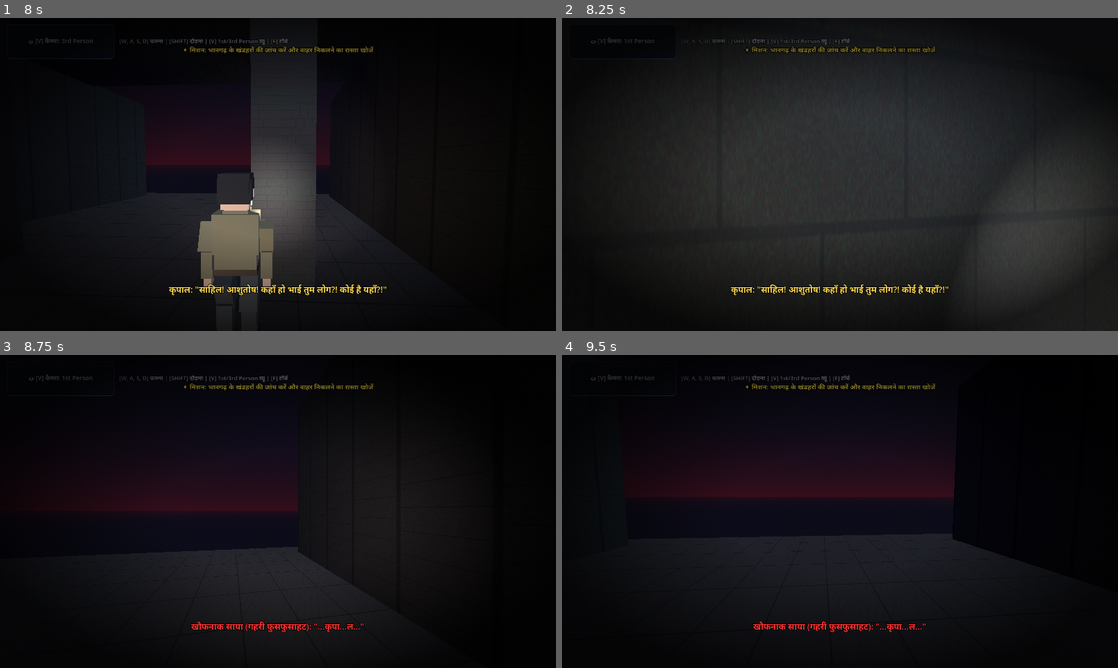
Above: before the commit, frames 1-4 (two rows, left to right).
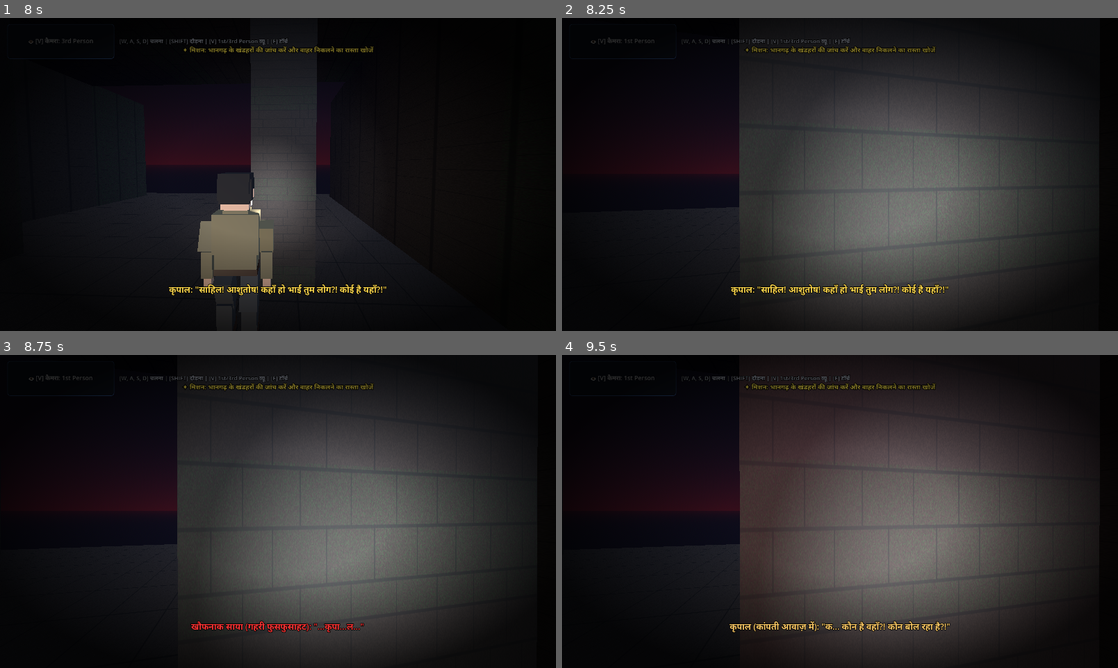
Above: after the commit, the same moments.

Repository: Sahil13092008/HorrorMission
Game: Godot game, scene res://scenes/bhangarh_ruins.tscn
The game is run twice, just before and just after one commit, with the same random seed, the same clock (stepped at 60 frames per second) and the same inputs. This scene is started directly instead of the project's main scene. Sound files missing from this copy of the repository are replaced by a short silence.
Inputs (mouse positions are in pixels of both pictures, inside the frame that each line leads up to):
- Up to frame 1 (8 s): tap Enter at 0.5, 2, 3.6, 4.25, 7.35 s; move the mouse to (305, 174) at 0.52 s; hold W 0.53-5.78 s; tap V at 0.6, 4.35 s; click (305, 174) at 0.67 s; tap Space at 0.77, 1.25, 1.52, 3.02, 3.5, 3.77, 4.52, 6.02, 6.77, 7.52 s; move the mouse to (250, 174) at 1.27 s; tap F at 1.35, 5.1 s; move the mouse to (289, 168) at 2.02 s; hold Shift 2.03-2.78 s; move the mouse to (272, 180) at 2.77 s; tap E at 2.85, 6.6 s; click (272, 180) at 2.92 s; move the mouse to (316, 177) at 3.52 s; move the mouse to (233, 171) at 4.27 s; move the mouse to (283, 174) at 5.02 s; click (283, 174) at 5.17 s; move the mouse to (255, 168) at 5.77 s; hold D 5.78-6.53 s; tap Shift at 5.85 s; move the mouse to (305, 174) at 6.52 s; hold W from 6.53 s (still down); move the mouse to (250, 174) at 7.27 s; click (250, 174) at 7.42 s
- Up to frame 2 (8.25 s): keep holding W; move the mouse to (851, 168) at 8.02 s; tap V at 8.1 s
- Up to frame 3 (8.75 s): keep holding W
- Up to frame 4 (9.5 s): move the mouse to (834, 517) at 8.77 s; release W at 8.78 s; hold A from 8.78 s (still down); tap F at 8.85 s; tap Space at 9.02 s

Frame 1 is identical in both runs. In frame 2, 27% of the frame differs, in the area x 11-100%, y 16-100%; in frame 3, 40%; in frame 4, 47%, in the area x 14-97%, y 5-100%.

Commit message:
Make Kripal automatically turn 180 degrees upon whisper and upgrade Ghost to terrifying 3D horned demon with unhinged jaw, fangs, claws, and horrifying jumpscare

Diff:
--- a/scenes/bhangarh_ruins.tscn
+++ b/scenes/bhangarh_ruins.tscn
@@ -191,6 +191,46 @@
 expand_margin_right = 8.0
 expand_margin_bottom = 4.0
 
+[sub_resource type="StandardMaterial3D" id="Mat_Demon_Shroud"]
+albedo_color = Color(0.04, 0.03, 0.05, 0.98)
+roughness = 0.95
+
+[sub_resource type="StandardMaterial3D" id="Mat_Demon_Decay"]
+albedo_color = Color(0.12, 0.10, 0.11, 1)
+roughness = 0.9
+
+[sub_resource type="StandardMaterial3D" id="Mat_Demon_PaleSkin"]
+albedo_color = Color(0.65, 0.62, 0.58, 1)
+roughness = 0.7
+
+[sub_resource type="StandardMaterial3D" id="Mat_Demon_Skull"]
+albedo_color = Color(0.72, 0.68, 0.62, 1)
+roughness = 0.6
+
+[sub_resource type="StandardMaterial3D" id="Mat_Demon_Fangs"]
+albedo_color = Color(0.85, 0.80, 0.68, 1)
+roughness = 0.35
+
+[sub_resource type="StandardMaterial3D" id="Mat_Demon_Crimson"]
+albedo_color = Color(1, 0.05, 0.05, 1)
+emission_enabled = true
+emission = Color(1, 0.08, 0.08, 1)
+emission_energy_multiplier = 8.0
+
+[sub_resource type="StandardMaterial3D" id="Mat_Demon_Horns"]
+albedo_color = Color(0.08, 0.05, 0.06, 1)
+roughness = 0.4
+
+[sub_resource type="StandardMaterial3D" id="Mat_Demon_Claws"]
+albedo_color = Color(0.12, 0.08, 0.08, 1)
+roughness = 0.3
+
+[sub_resource type="StandardMaterial3D" id="Mat_Demon_Core"]
+albedo_color = Color(0.9, 0.1, 0.1, 1)
+emission_enabled = true
+emission = Color(1, 0.1, 0.1, 1)
+emission_energy_multiplier = 6.0
+
 [node name="BhangarhRuins" type="Node3D"]
 script = ExtResource("1_ruins")
 
@@ -575,44 +615,182 @@
 material = SubResource("Mat_Boots_Black")
 
 [node name="GhostEntity" type="Node3D" parent="."]
-transform = Transform3D(1, 0, 0, 0, 1, 0, 0, 0, 1, 0, 1.6, 6.0)
+transform = Transform3D(1, 0, 0, 0, 1, 0, 0, 0, 1, 0, 0.2, 5.0)
 visible = false
 
-[node name="GhostBody" type="CSGCylinder3D" parent="GhostEntity"]
-radius = 0.45
+[node name="DemonLight" type="OmniLight3D" parent="GhostEntity"]
+transform = Transform3D(1, 0, 0, 0, 1, 0, 0, 0, 1, 0, 1.8, 0)
+light_color = Color(1, 0.08, 0.08, 1)
+light_energy = 5.0
+omni_range = 7.0
+
+[node name="RobeMain" type="CSGCylinder3D" parent="GhostEntity"]
+transform = Transform3D(1, 0, 0, 0, 1, 0, 0, 0, 1, 0, 1.3, 0)
+radius = 0.52
 height = 2.4
-material = SubResource("Mat_DarkGhost")
-
-[node name="GhostHead" type="CSGSphere3D" parent="GhostEntity"]
-transform = Transform3D(1, 0, 0, 0, 1, 0, 0, 0, 1, 0, 1.3, 0)
-radius = 0.32
-material = SubResource("Mat_DarkGhost")
-
-[node name="EyeLeft" type="CSGSphere3D" parent="GhostEntity/GhostHead"]
-transform = Transform3D(1, 0, 0, 0, 1, 0, 0, 0, 1, -0.12, 0.05, -0.28)
-radius = 0.06
-material = SubResource("Mat_RedEyes")
-
-[node name="EyeRight" type="CSGSphere3D" parent="GhostEntity/GhostHead"]
-transform = Transform3D(1, 0, 0, 0, 1, 0, 0, 0, 1, 0.12, 0.05, -0.28)
-radius = 0.06
-material = SubResource("Mat_RedEyes")
-
-[node name="EyeLight" type="OmniLight3D" parent="GhostEntity/GhostHead"]
+cone = true
+material = SubResource("Mat_Demon_Shroud")
+
+[node name="RobeTornSkirt1" type="CSGBox3D" parent="GhostEntity"]
+transform = Transform3D(0.965926, 0.258819, 0, -0.258819, 0.965926, 0, 0, 0, 1, -0.25, 0.4, 0.2)
+size = Vector3(0.25, 0.9, 0.25)
+material = SubResource("Mat_Demon_Shroud")
+
+[node name="RobeTornSkirt2" type="CSGBox3D" parent="GhostEntity"]
+transform = Transform3D(0.965926, -0.258819, 0, 0.258819, 0.965926, 0, 0, 0, 1, 0.25, 0.4, 0.2)
+size = Vector3(0.25, 0.9, 0.25)
+material = SubResource("Mat_Demon_Shroud")
+
+[node name="ChestCavity" type="CSGBox3D" parent="GhostEntity"]
+transform = Transform3D(1, 0, 0, 0, 1, 0, 0, 0, 1, 0, 1.6, -0.25)
+size = Vector3(0.42, 0.55, 0.25)
+material = SubResource("Mat_Demon_Decay")
+
+[node name="DemonCore" type="CSGSphere3D" parent="GhostEntity"]
+transform = Transform3D(1, 0, 0, 0, 1, 0, 0, 0, 1, 0, 1.6, -0.22)
+radius = 0.12
+material = SubResource("Mat_Demon_Core")
+
+[node name="RibL1" type="CSGBox3D" parent="GhostEntity"]
+transform = Transform3D(0.965926, 0, -0.258819, 0, 1, 0, 0.258819, 0, 0.965926, -0.18, 1.75, -0.32)
+size = Vector3(0.18, 0.04, 0.10)
+material = SubResource("Mat_Demon_Skull")
+
+[node name="RibR1" type="CSGBox3D" parent="GhostEntity"]
+transform = Transform3D(0.965926, 0, 0.258819, 0, 1, 0, -0.258819, 0, 0.965926, 0.18, 1.75, -0.32)
+size = Vector3(0.18, 0.04, 0.10)
+material = SubResource("Mat_Demon_Skull")
+
+[node name="RibL2" type="CSGBox3D" parent="GhostEntity"]
+transform = Transform3D(0.965926, 0, -0.258819, 0, 1, 0, 0.258819, 0, 0.965926, -0.17, 1.60, -0.32)
+size = Vector3(0.17, 0.04, 0.10)
+material = SubResource("Mat_Demon_Skull")
+
+[node name="RibR2" type="CSGBox3D" parent="GhostEntity"]
+transform = Transform3D(0.965926, 0, 0.258819, 0, 1, 0, -0.258819, 0, 0.965926, 0.17, 1.60, -0.32)
+size = Vector3(0.17, 0.04, 0.10)
+material = SubResource("Mat_Demon_Skull")
+
+[node name="DemonHead" type="Node3D" parent="GhostEntity"]
+transform = Transform3D(1, 0, 0, 0, 1, 0, 0, 0, 1, 0, 2.2, 0)
+
+[node name="SkullCranium" type="CSGSphere3D" parent="GhostEntity/DemonHead"]
+transform = Transform3D(1, 0, 0, 0, 1, 0, 0, 0, 1, 0, 0.1, -0.05)
+radius = 0.26
+material = SubResource("Mat_Demon_Skull")
+
+[node name="JawUnhinged" type="CSGBox3D" parent="GhostEntity/DemonHead"]
+transform = Transform3D(1, 0, 0, 0, 0.965926, 0.258819, 0, -0.258819, 0.965926, 0, -0.24, -0.20)
+size = Vector3(0.22, 0.22, 0.24)
+material = SubResource("Mat_Demon_Skull")
+
+[node name="MouthAbyss" type="CSGBox3D" parent="GhostEntity/DemonHead"]
+transform = Transform3D(1, 0, 0, 0, 1, 0, 0, 0, 1, 0, -0.14, -0.22)
+size = Vector3(0.16, 0.16, 0.14)
+material = SubResource("Mat_Demon_Shroud")
+
+[node name="FangUpperL" type="CSGBox3D" parent="GhostEntity/DemonHead"]
+transform = Transform3D(1, 0, 0, 0, 1, 0, 0, 0, 1, -0.06, -0.08, -0.27)
+size = Vector3(0.025, 0.08, 0.025)
+material = SubResource("Mat_Demon_Fangs")
+
+[node name="FangUpperR" type="CSGBox3D" parent="GhostEntity/DemonHead"]
+transform = Transform3D(1, 0, 0, 0, 1, 0, 0, 0, 1, 0.06, -0.08, -0.27)
+size = Vector3(0.025, 0.08, 0.025)
+material = SubResource("Mat_Demon_Fangs")
+
+[node name="FangLowerL" type="CSGBox3D" parent="GhostEntity/DemonHead"]
+transform = Transform3D(1, 0, 0, 0, 1, 0, 0, 0, 1, -0.04, -0.20, -0.27)
+size = Vector3(0.025, 0.07, 0.025)
+material = SubResource("Mat_Demon_Fangs")
+
+[node name="FangLowerR" type="CSGBox3D" parent="GhostEntity/DemonHead"]
+transform = Transform3D(1, 0, 0, 0, 1, 0, 0, 0, 1, 0.04, -0.20, -0.27)
+size = Vector3(0.025, 0.07, 0.025)
+material = SubResource("Mat_Demon_Fangs")
+
+[node name="EyeLeft" type="CSGSphere3D" parent="GhostEntity/DemonHead"]
+transform = Transform3D(1, 0, 0, 0, 1, 0, 0, 0, 1, -0.09, 0.05, -0.27)
+radius = 0.05
+material = SubResource("Mat_Demon_Crimson")
+
+[node name="EyeRight" type="CSGSphere3D" parent="GhostEntity/DemonHead"]
+transform = Transform3D(1, 0, 0, 0, 1, 0, 0, 0, 1, 0.09, 0.05, -0.27)
+radius = 0.05
+material = SubResource("Mat_Demon_Crimson")
+
+[node name="EyeLight" type="OmniLight3D" parent="GhostEntity/DemonHead"]
 transform = Transform3D(1, 0, 0, 0, 1, 0, 0, 0, 1, 0, 0.05, -0.4)
-light_color = Color(1, 0.15, 0.15, 1)
-light_energy = 3.5
-omni_range = 4.0
-
-[node name="GhostArmL" type="CSGBox3D" parent="GhostEntity"]
-transform = Transform3D(0.939693, 0.34202, 0, -0.34202, 0.939693, 0, 0, 0, 1, -0.65, 0.6, -0.45)
-size = Vector3(0.18, 0.9, 0.18)
-material = SubResource("Mat_DarkGhost")
-
-[node name="GhostArmR" type="CSGBox3D" parent="GhostEntity"]
-transform = Transform3D(0.939693, -0.34202, 0, 0.34202, 0.939693, 0, 0, 0, 1, 0.65, 0.6, -0.45)
-size = Vector3(0.18, 0.9, 0.18)
-material = SubResource("Mat_DarkGhost")
+light_color = Color(1, 0.05, 0.05, 1)
+light_energy = 6.0
+omni_range = 5.0
+
+[node name="HornL_Base" type="CSGCylinder3D" parent="GhostEntity/DemonHead"]
+transform = Transform3D(0.866025, 0.433013, -0.25, -0.5, 0.75, -0.433013, 0, 0.5, 0.866025, -0.18, 0.28, -0.05)
+radius = 0.05
+height = 0.35
+cone = true
+material = SubResource("Mat_Demon_Horns")
+
+[node name="HornR_Base" type="CSGCylinder3D" parent="GhostEntity/DemonHead"]
+transform = Transform3D(0.866025, -0.433013, 0.25, 0.5, 0.75, -0.433013, 0, 0.5, 0.866025, 0.18, 0.28, -0.05)
+radius = 0.05
+height = 0.35
+cone = true
+material = SubResource("Mat_Demon_Horns")
+
+[node name="Arms" type="Node3D" parent="GhostEntity"]
+transform = Transform3D(1, 0, 0, 0, 1, 0, 0, 0, 1, 0, 1.8, 0)
+
+[node name="ArmL_Upper" type="CSGBox3D" parent="GhostEntity/Arms"]
+transform = Transform3D(0.866025, 0.5, 0, -0.5, 0.866025, 0, 0, 0, 1, -0.55, 0.0, -0.15)
+size = Vector3(0.14, 0.75, 0.14)
+material = SubResource("Mat_Demon_Shroud")
+
+[node name="ArmL_Forearm" type="CSGBox3D" parent="GhostEntity/Arms"]
+transform = Transform3D(0.965926, 0, 0.258819, 0.258819, 0, -0.965926, 0, 1, 0, -0.75, -0.35, -0.55)
+size = Vector3(0.12, 0.65, 0.12)
+material = SubResource("Mat_Demon_PaleSkin")
+
+[node name="ClawL1" type="CSGBox3D" parent="GhostEntity/Arms"]
+transform = Transform3D(1, 0, 0, 0, 1, 0, 0, 0, 1, -0.80, -0.38, -0.95)
+size = Vector3(0.025, 0.03, 0.22)
+material = SubResource("Mat_Demon_Claws")
+
+[node name="ClawL2" type="CSGBox3D" parent="GhostEntity/Arms"]
+transform = Transform3D(1, 0, 0, 0, 1, 0, 0, 0, 1, -0.74, -0.38, -0.98)
+size = Vector3(0.025, 0.03, 0.25)
+material = SubResource("Mat_Demon_Claws")
+
+[node name="ClawL3" type="CSGBox3D" parent="GhostEntity/Arms"]
+transform = Transform3D(1, 0, 0, 0, 1, 0, 0, 0, 1, -0.68, -0.38, -0.95)
+size = Vector3(0.025, 0.03, 0.22)
+material = SubResource("Mat_Demon_Claws")
+
+[node name="ArmR_Upper" type="CSGBox3D" parent="GhostEntity/Arms"]
+transform = Transform3D(0.866025, -0.5, 0, 0.5, 0.866025, 0, 0, 0, 1, 0.55, 0.0, -0.15)
+size = Vector3(0.14, 0.75, 0.14)
+material = SubResource("Mat_Demon_Shroud")
+
+[node name="ArmR_Forearm" type="CSGBox3D" parent="GhostEntity/Arms"]
+transform = Transform3D(0.965926, 0, -0.258819, -0.258819, 0, -0.965926, 0, 1, 0, 0.75, -0.35, -0.55)
+size = Vector3(0.12, 0.65, 0.12)
+material = SubResource("Mat_Demon_PaleSkin")
+
+[node name="ClawR1" type="CSGBox3D" parent="GhostEntity/Arms"]
+transform = Transform3D(1, 0, 0, 0, 1, 0, 0, 0, 1, 0.68, -0.38, -0.95)
+size = Vector3(0.025, 0.03, 0.22)
+material = SubResource("Mat_Demon_Claws")
+
+[node name="ClawR2" type="CSGBox3D" parent="GhostEntity/Arms"]
+transform = Transform3D(1, 0, 0, 0, 1, 0, 0, 0, 1, 0.74, -0.38, -0.98)
+size = Vector3(0.025, 0.03, 0.25)
+material = SubResource("Mat_Demon_Claws")
+
+[node name="ClawR3" type="CSGBox3D" parent="GhostEntity/Arms"]
+transform = Transform3D(1, 0, 0, 0, 1, 0, 0, 0, 1, 0.80, -0.38, -0.95)
+size = Vector3(0.025, 0.03, 0.22)
+material = SubResource("Mat_Demon_Claws")
 
 [node name="FloorLantern" type="SpotLight3D" parent="."]
 transform = Transform3D(0.966, 0, -0.259, 0, 1, 0, 0.259, 0, 0.966, 0.8, 0.15, 0.9)
--- a/scripts/bhangarh_ruins.gd
+++ b/scripts/bhangarh_ruins.gd
@@ -17,7 +17,8 @@
 # --- ENVIRONMENT & GHOST ---
 @onready var floor_lantern = $FloorLantern
 @onready var ghost_entity = $GhostEntity
-@onready var ghost_eyes = $GhostEntity/GhostHead/EyeLight
+@onready var ghost_eyes = $GhostEntity/DemonHead/EyeLight
+@onready var demon_light = $GhostEntity/DemonLight
 
 # --- AUDIO PLAYERS ---
 @onready var ambience_audio = $Audio/AmbienceAudio
@@ -63,9 +64,9 @@
 var is_jumpscare_triggered = false
 var has_shouted_call = false
 var has_triggered_whisper = false
-var has_turned_toward_ghost = false
 
 var walk_anim_time: float = 0.0
+var ghost_anim_time: float = 0.0
 var footstep_timer: float = 0.0
 var camera_shake_trauma: float = 0.0
 var default_cam_local_pos: Vector3 = TPV_OFFSET
@@ -202,6 +203,16 @@
 	# Prompt player to choose/toggle view or start moving
 	set_view_mode(ViewMode.THIRD_PERSON)
 
+func _process(delta):
+	# Supernatural hovering and demonic breathing animation for Ghost
+	if ghost_entity and ghost_entity.visible:
+		ghost_anim_time += delta
+		ghost_entity.position.y = 0.2 + sin(ghost_anim_time * 2.8) * 0.12
+		if ghost_eyes:
+			ghost_eyes.light_energy = 5.5 + sin(ghost_anim_time * 6.0) * 2.0
+		if demon_light:
+			demon_light.light_energy = 4.5 + sin(ghost_anim_time * 4.0) * 1.5
+
 func _physics_process(delta):
 	# Camera trauma shake processing
 	if camera_shake_trauma > 0:
@@ -275,7 +286,7 @@
 
 	kripal.move_and_slide()
 
-	# Check exploration triggers based on position and movement
+	# Check exploration triggers
 	check_story_triggers()
 
 func check_story_triggers():
@@ -287,17 +298,10 @@
 		has_shouted_call = true
 		trigger_shout_dialogue()
 
-	# Trigger 2: Venture deep into the ruins -> Terrifying Demonic Whisper!
+	# Trigger 2: Venture deep into the ruins -> Automatically Turn & Jumpscare!
 	if has_shouted_call and not has_triggered_whisper and kripal.position.z < -3.2:
 		has_triggered_whisper = true
-		trigger_demon_whisper()
-
-	# Trigger 3: If whisper triggered, detect if player looks behind or wait 3.5s
-	if has_triggered_whisper and not is_jumpscare_triggered:
-		# Check if player rotation Y or camera is looking back (towards positive Z)
-		var forward = -kripal.global_transform.basis.z
-		if forward.z > 0.4: # player turned around facing back!
-			trigger_jumpscare()
+		start_demon_encounter_and_turn()
 
 func trigger_shout_dialogue():
 	subtitle.text = "कृपाल: \"साहिल! आशुतोष! कहाँ हो भाई तुम लोग?! कोई है यहाँ?!\""
@@ -320,22 +324,34 @@
 	if not has_triggered_whisper:
 		subtitle.text = ""
 
-func trigger_demon_whisper():
-	# Wind ambience fades into dead silence
+func start_demon_encounter_and_turn():
+	# 1. Lock player control for cinematic horror suspense
+	is_control_active = false
+
+	# Stop player feet
+	kripal.velocity = Vector3.ZERO
+	if leg_l and leg_r:
+		leg_l.rotation.x = 0
+		leg_r.rotation.x = 0
+	if arm_l and arm_r:
+		arm_l.rotation.x = 0
+		arm_r.rotation.x = 0
+
+	# Wind ambience fades out into dead silence
 	if ambience_audio:
 		var tw_mute = create_tween()
-		tw_mute.tween_property(ambience_audio, "volume_db", -32.0, 0.8)
-
-	await get_tree().create_timer(0.6).timeout
-
-	# Demonic whisper: "...कृपा...ल..."
+		tw_mute.tween_property(ambience_audio, "volume_db", -36.0, 0.6)
+
+	await get_tree().create_timer(0.5).timeout
+
+	# 2. Demonic whisper echoes right from behind: "...कृपा...ल..."
 	subtitle.text = "खौफनाक साया (गहरी फुसफुसाहट): \"...कृपा...ल...\""
 	subtitle.add_theme_color_override("font_color", Color(1.0, 0.2, 0.2))
 
-	# Frantic heartbeat accelerates
+	# Frantic adrenaline heartbeat starts pounding!
 	if heartbeat_audio:
-		heartbeat_audio.volume_db = 4.0
-		heartbeat_audio.pitch_scale = 1.35
+		heartbeat_audio.volume_db = 4.5
+		heartbeat_audio.pitch_scale = 1.38
 
 	if whisper_audio:
 		whisper_audio.play()
@@ -343,7 +359,7 @@
 
 	await get_tree().create_timer(0.3).timeout
 
-	# Kripal freezes in trembling terror
+	# 3. Kripal speaks in trembling fear: "क... कौन है वहाँ?!"
 	subtitle.text = "कृपाल (कांपती आवाज़ में): \"क... कौन है वहाँ?! कौन बोल रहा है?!\""
 	subtitle.add_theme_color_override("font_color", Color(1.0, 0.8, 0.4))
 
@@ -351,40 +367,42 @@
 		voice_audio.stream = voice_freeze
 		voice_audio.play()
 
-	# Red blinking warning on objective banner!
-	objective_banner.text = "⚠️ खौफनाक साया पीछे है! पीछे मुड़कर देखें! (LOOK BEHIND YOU!)"
-	objective_banner.add_theme_color_override("font_color", Color(1.0, 0.15, 0.15))
-
-	# Spawn Ghost Entity in the dark archway behind Kripal
+	# 4. Spawn the terrifying demonic entity behind Kripal in the dark archway
+	ghost_entity.position = Vector3(kripal.position.x, 0.2, kripal.position.z + 4.2)
+	ghost_entity.rotation_degrees = Vector3(0.0, 180.0, 0.0) # facing Kripal!
 	ghost_entity.visible = true
-	ghost_entity.position = Vector3(0.0, 1.4, kripal.position.z + 4.2)
-	if ghost_eyes: ghost_eyes.light_energy = 6.0
-
-	# If player doesn't turn within 3.5 seconds, force jumpscare
-	await get_tree().create_timer(3.5).timeout
-	if not is_jumpscare_triggered:
-		trigger_jumpscare()
-
-func trigger_jumpscare():
+	if ghost_eyes: ghost_eyes.light_energy = 6.5
+	if demon_light: demon_light.light_energy = 5.0
+
+	# 5. KRIPAL AUTOMATICALLY TURNS AROUND (180 DEGREES) TO FACE BEHIND!
+	var turn_tw = create_tween().set_parallel(true)
+	var target_rot_y = kripal.rotation_degrees.y + 180.0
+	turn_tw.tween_property(kripal, "rotation_degrees:y", target_rot_y, 1.8).set_trans(Tween.TRANS_QUAD).set_ease(Tween.EASE_IN_OUT)
+	turn_tw.tween_property(camera_pivot, "rotation_degrees:x", 0.0, 1.8).set_trans(Tween.TRANS_QUAD)
+
+	# Wait for Kripal to finish turning around
+	await turn_tw.finished
+
+	# The moment Kripal completes turning, his flashlight hits the terrifying demon face!
+	await get_tree().create_timer(0.35).timeout
+
+	# 6. TRIGGER THE JUMPSCARE!
+	execute_jumpscare()
+
+func execute_jumpscare():
 	if is_jumpscare_triggered: return
 	is_jumpscare_triggered = true
-	is_control_active = false
 
 	subtitle.text = ""
 	objective_banner.visible = false
 	hud_container.visible = false
 
-	# Whip camera and Kripal around to face ghost
-	var look_back_tw = create_tween().set_parallel(true)
-	look_back_tw.tween_property(kripal, "rotation_degrees:y", 0.0, 0.4).set_trans(Tween.TRANS_QUAD)
-	look_back_tw.tween_property(camera_pivot, "rotation_degrees", Vector3.ZERO, 0.4)
-
-	# THE JUMPSCARE!
+	# THE MOMENT HE LOOKS: JUMPSCARE!
 	camera_shake_trauma = 1.0
 
-	# Ghost lunges straight at camera
+	# Ghost lunges straight at camera at terrifying speed
 	var lunge_tw = create_tween()
-	lunge_tw.tween_property(ghost_entity, "position", kripal.position + Vector3(0.0, 1.2, 0.3), 0.22)
+	lunge_tw.tween_property(ghost_entity, "position", kripal.position + Vector3(0.0, 1.2, 0.25), 0.22)
 
 	# 2D Screen Jumpscare face flashes and screams
 	jumpscare_overlay.visible = true
@@ -396,13 +414,13 @@
 	if scream_audio:
 		scream_audio.play()
 
-	# Camera violently crashes to the ground
+	# Camera violently crashes down to the stone floor
 	var drop_tw = create_tween().set_parallel(true)
 	drop_tw.tween_property(camera, "position:y", -1.2, 0.35)
 	drop_tw.tween_property(camera, "rotation_degrees:z", 55.0, 0.35)
 
-	# Flashlight flickers out
-	await get_tree().create_timer(0.2).timeout
+	# Flashlight violently flickers out into pitch darkness
+	await get_tree().create_timer(0.18).timeout
 	if flashlight: flashlight.visible = false
 	await get_tree().create_timer(0.1).timeout
 	if flashlight: flashlight.visible = true
Binary file changed: textures/ghost_jumpscare.png
